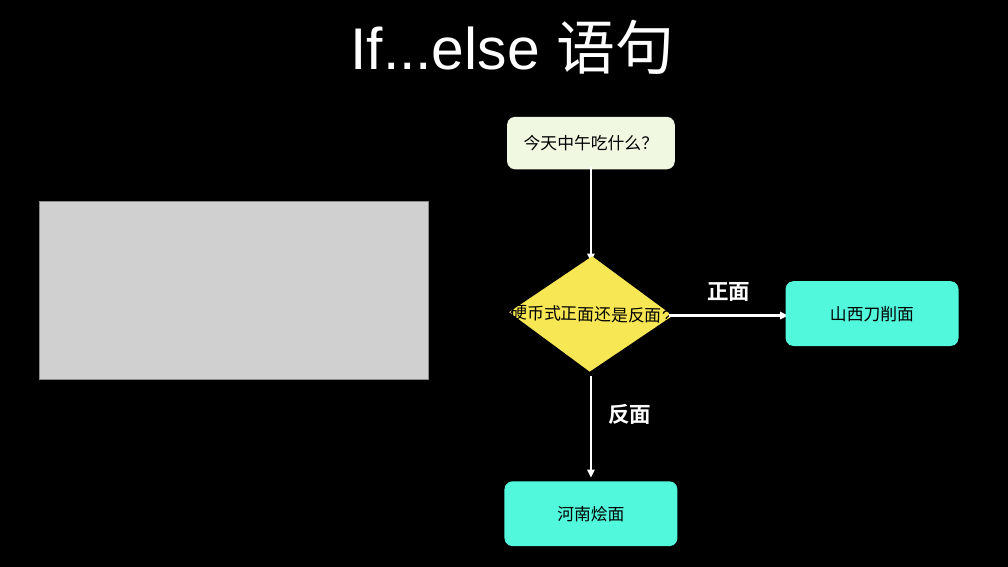
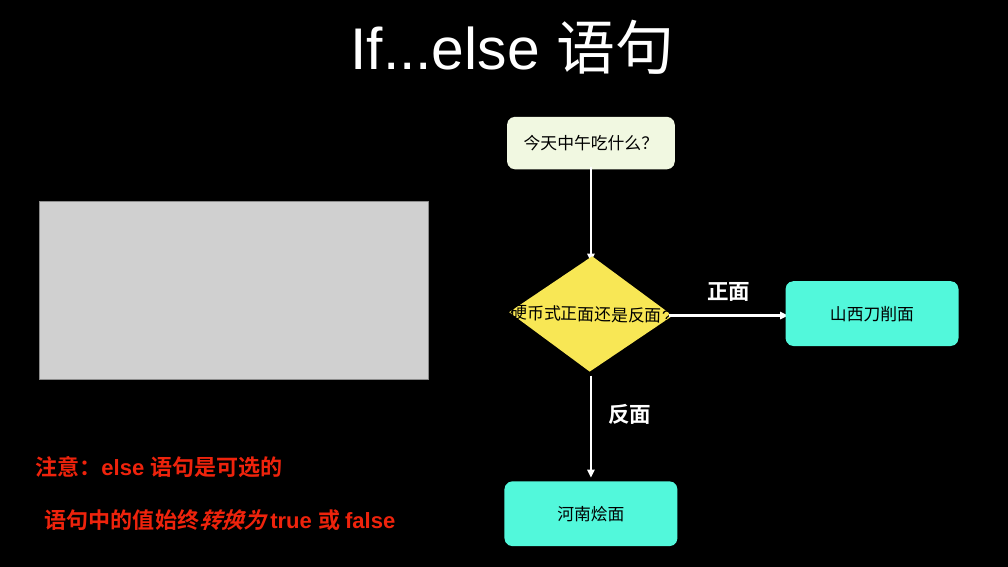
Before and after one commit to zmclass/web-study, a slide deck: slide 32 of 2019-10-28/ppt/javascript.pptx. Drawn at 1008x567 pixels with LibreOffice and Linux fonts; fonts in the diff are those of the drawing; grey boxes stand for pictures. Boxes give left, top, right and bottom in pixels: in the first picture for what was removed or moved away, otherwise in the second. Text is boxed around its words. In the diff, an @@ line names an element or a change of style, - is before the commit and + after.

Commit message:
条件语句

```diff
--- a/2019-10-28/ppt/javascript.pptx
+++ b/2019-10-28/ppt/javascript.pptx
@@ text added at box(35, 456, 395, 530), 42 pt, text #EE230C, bold @@
+注意：else 语句是可选的
+  语句中的值始终转换为 true 或 false
```
Also in this commit, not shown: 5 other slides changed, 1 slide added, 10 other files.
